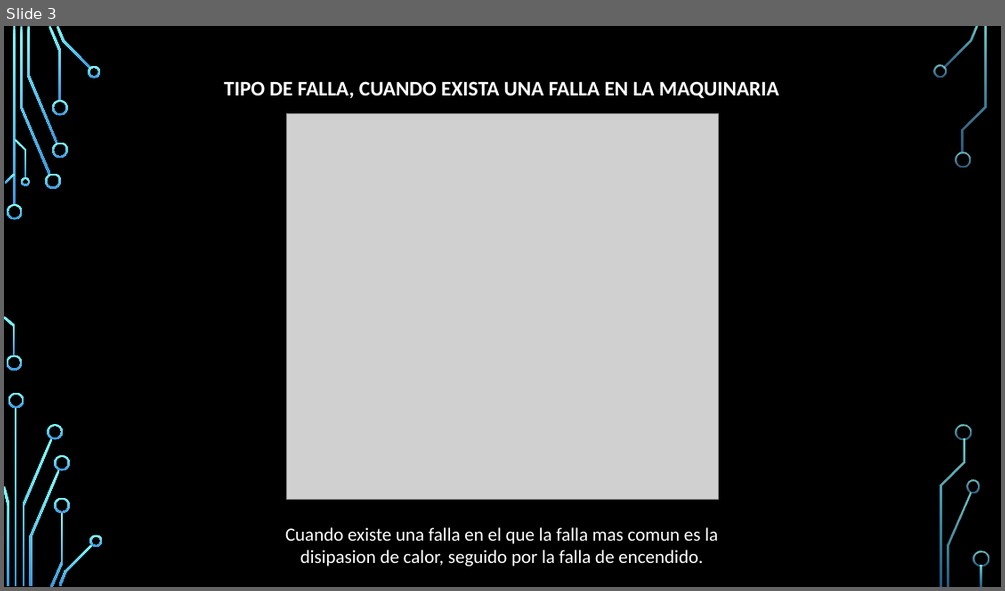
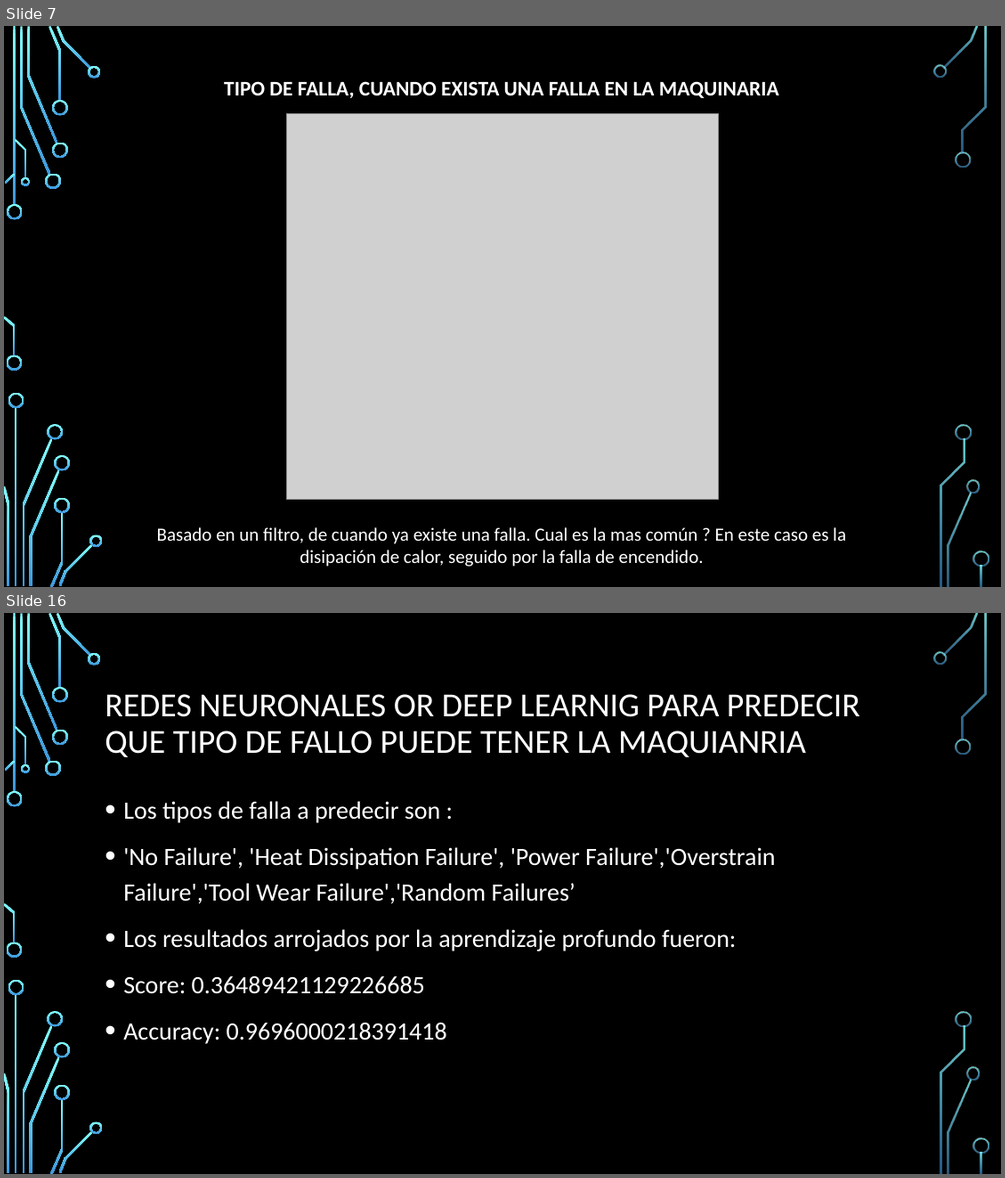
Before and after one commit to jhonnydss/Project_Maintenance, a slide deck: Proyecto_2.pptx. Shown one above the other, each under a label of ours: slide 3 before the commit, slides 7 and 16 after it; the slides between them are not shown. The pictures are 1005x591 and 1005x1178 pixels, drawn with LibreOffice and Linux fonts; fonts in the diff are those of the drawing; grey boxes stand for pictures; background and template pictures are left out. Boxes give left, top, right and bottom in pixels: in the first picture for what was removed or moved away, otherwise in the second. Text is boxed around its words. In the diff, an @@ line names an element or a change of style, - is before the commit and + after.

```diff
--- a/Proyecto_2.pptx
+++ b/Proyecto_2.pptx
@@ slide 16 added at bbox=[4, 613, 1001, 1174], background picture (left out); not listed: 36 template elements that a slide beside it also shows @@
@@ title added at bbox=[105, 694, 860, 757], 32.4 pt, text #FFFFFF @@
+REDES NEURONALES OR DEEP LEARNIG PARA PREDECIR QUE TIPO DE FALLO PUEDE TENER LA MAQUIANRIA
@@ text added at bbox=[123, 801, 775, 1044], 24 pt, text #FFFFFF @@
+• Los tipos de falla a predecir son :
+• 'No Failure', 'Heat Dissipation Failure', 'Power Failure','Overstrain Failure','Tool Wear Failure','Random Failures’
+• Los resultados arrojados por la aprendizaje profundo fueron:
+• Score: 0.36489421129226685
+• Accuracy: 0.9696000218391418
@@ what was slide 3 is now slide 7 @@
@@ slide 7 changed as well @@
@@ text at bbox=[157, 527, 846, 566]: text changed @@
-Cuando existe una falla en el que la falla mas comun es la
-disipasion de calor, seguido por la falla de encendido.
+Basado en un filtro, de cuando ya existe una falla. Cual es la mas común ? En este caso es la
+disipación de calor, seguido por la falla de encendido.
```
Also in this commit, not shown: 1 other slide changed, 14 other slides added, 5 slides removed.
